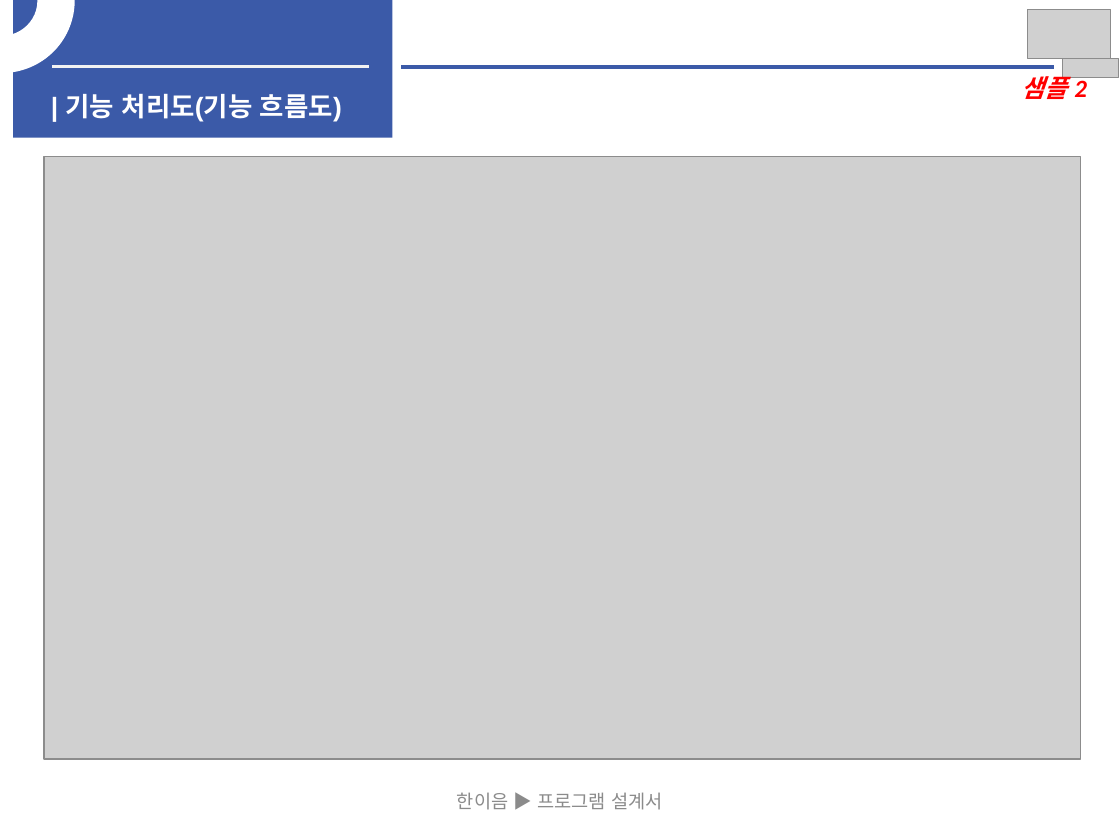
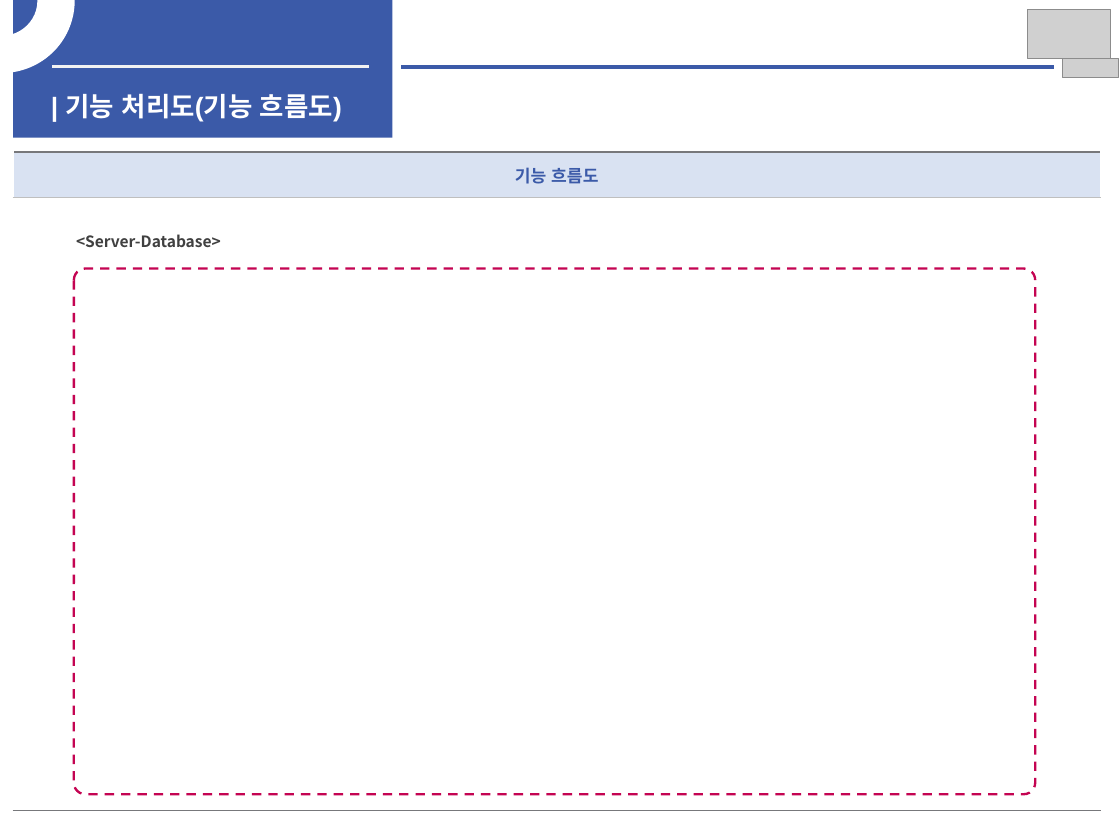
Before and after one commit to woojin1027/THE-FACO, a slide deck: slide 15 of 중간보고서/중간보고서-주말전버전.pptx (slide 17 before the commit). Drawn at 1120x840 pixels with LibreOffice and Linux fonts; fonts in the diff are those of the drawing; grey boxes stand for pictures. Boxes give left, top, right and bottom in pixels: in the first picture for what was removed or moved away, otherwise in the second. Text is boxed around its words. In the diff, an @@ line names an element or a change of style, - is before the commit and + after.

```diff
--- a/중간보고서/중간보고서-주말전버전.pptx
+++ b/중간보고서/중간보고서-주말전버전.pptx
@@ text removed at [1022, 70, 1087, 99] @@
-샘플 2
@@ table added at [13, 152, 1101, 811], 2 rows, 1 columns @@
+기능 흐름도
+
@@ picture removed at [44, 157, 1080, 759] @@
@@ text added at [76, 234, 221, 247], 10 pt, text #404040, bold @@
+<Server-Database>
@@ rounded rectangle added at [74, 269, 1035, 794], outline #C40452 1.5 pt dashed @@
@@ text removed at [457, 792, 662, 810] @@
-한이음 ▶ 프로그램 설계서
```
Also in this commit, not shown: 2 other slides changed, 3 slides added, 1 slide removed.
